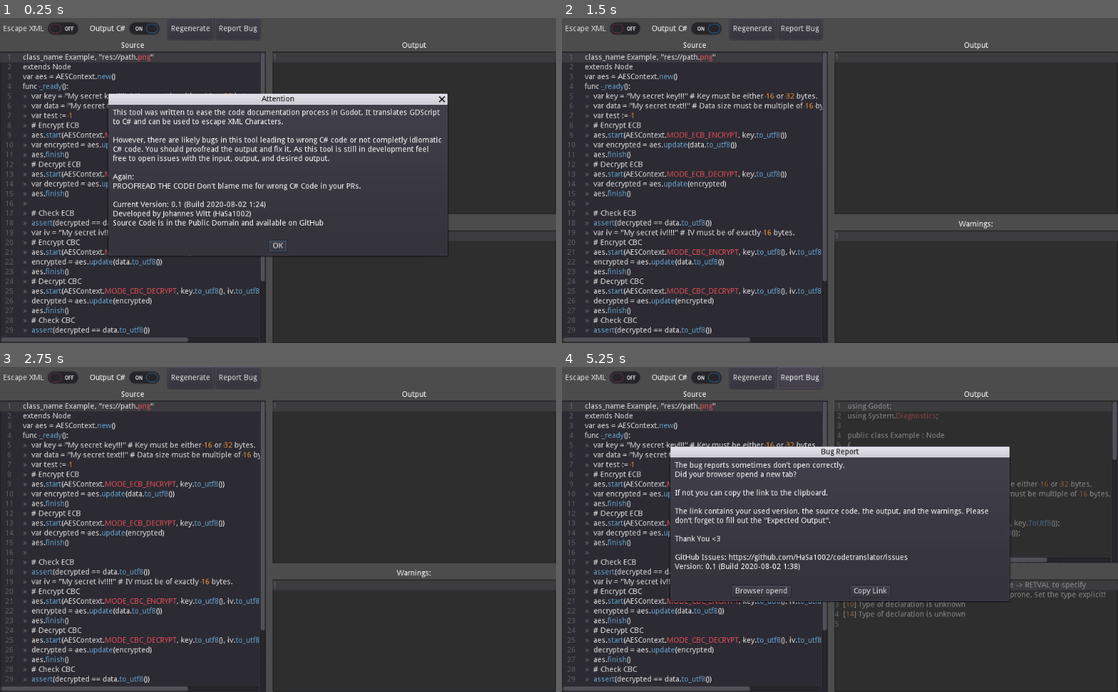
Above: before the commit, frames 1-4 (two rows, left to right).
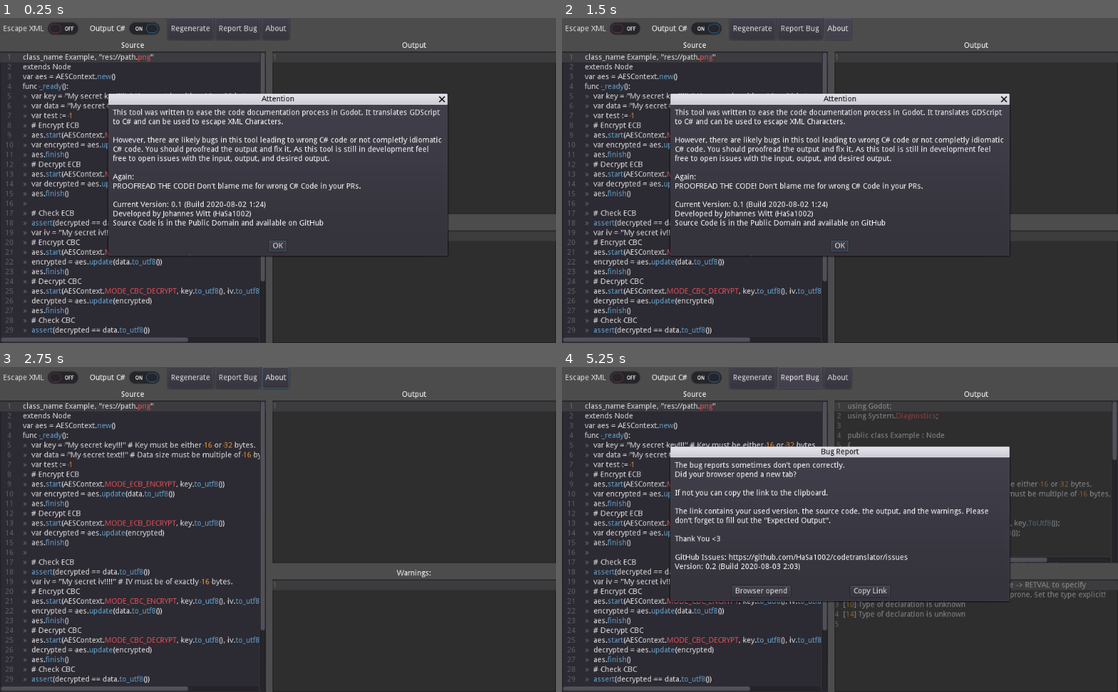
Above: after the commit, the same moments.

Repository: HaSa1002/codetranslator
Game: Godot game, scene res://Translator.tscn
The game is run twice, just before and just after one commit, with the same random seed, the same clock (stepped at 60 frames per second) and the same inputs.
Inputs (mouse positions are in pixels of both pictures, inside the frame that each line leads up to):
- Up to frame 1 (0.25 s): no input
- Up to frame 2 (1.5 s): click "OK" at 0.5 s; click (840, 27) at 1.25 s, where only the run after the commit has a clickable "About"
- Up to frame 3 (2.75 s): click (278, 594) at 2 s, where only the run after the commit has a clickable "OK"
- Up to frame 4 (5.25 s): click "Escape XML" at 2.75 s; click "Output C#" at 3.5 s; click "Regenerate" at 4.25 s; click "Report Bug" at 5 s

The runs differ from the first frame. In frame 1, less than 0.1% of the frame differs, in the area x 47-52%, y 2-5%; in frame 2, 10%, in the area x 19-81%, y 0-74%; in frame 3, less than 0.1%; in frame 4, less than 0.1%.

Commit message:
Add button explaining why paste might not work
Bump version to 0.2

Fixes #1

Diff:
--- a/Translator.gd
+++ b/Translator.gd
@@ -9,7 +9,7 @@
 
 
 const GITHUB_URL = "https://github.com/HaSa1002/codetranslator/"
-const VERSION = "0.1 (Build 2020-08-02 1:38)"
+const VERSION = "0.2 (Build 2020-08-03 2:03)"
 
 
 ## Contains virtual functions that are automatically parsed as such
@@ -120,8 +120,11 @@
 
 
 export var bug_report_popup : NodePath
+export var about_popup : NodePath
+export var paste_bug : NodePath
 
 func _ready():
+	$Controls/Paste.visible = OS.has_feature("JavaScript")
 	pass # Replace with function body.
 
 
@@ -1163,3 +1166,12 @@
 
 func _on_BugReport_custom_action(action, extra_arg_0):
 	pass # Replace with function body.
+
+
+func _on_Paste_pressed():
+	get_node(paste_bug).popup_centered()
+
+
+func _on_About_pressed():
+	get_node(about_popup).popup_centered()
+	pass # Replace with function body.
--- a/Translator.tscn
+++ b/Translator.tscn
@@ -26,6 +26,8 @@
 "_edit_use_anchors_": false
 }
 bug_report_popup = NodePath("../BugReport")
+about_popup = NodePath("../AcceptDialog")
+paste_bug = NodePath("../PasteBug")
 
 [node name="Controls" type="HBoxContainer" parent="Editor"]
 margin_right = 1024.0
@@ -80,6 +82,18 @@
 margin_right = 479.0
 margin_bottom = 40.0
 text = "Report Bug"
+
+[node name="Paste" type="Button" parent="Editor/Controls"]
+margin_left = 483.0
+margin_right = 621.0
+margin_bottom = 40.0
+text = "Paste doesn't work?"
+
+[node name="About" type="Button" parent="Editor/Controls"]
+margin_left = 625.0
+margin_right = 675.0
+margin_bottom = 40.0
+text = "About"
 
 [node name="HSplitContainer" type="HSplitContainer" parent="Editor"]
 margin_top = 44.0
@@ -222,7 +236,6 @@
 caret_blink_speed = 0.5
 
 [node name="AcceptDialog" type="AcceptDialog" parent="."]
-visible = true
 anchor_left = 0.5
 anchor_top = 0.5
 anchor_right = 0.5
@@ -273,6 +286,25 @@
 __meta__ = {
 "_edit_use_anchors_": false
 }
+
+[node name="PasteBug" type="AcceptDialog" parent="."]
+anchor_left = 0.5
+anchor_top = 0.5
+anchor_right = 0.5
+anchor_bottom = 0.5
+margin_left = -214.0
+margin_top = -132.5
+margin_right = 214.0
+margin_bottom = 132.5
+popup_exclusive = true
+window_title = "Paste Bug Workaround"
+dialog_text = "Because of security reasons, it is in some browsers not possible to access the clipboard in Godot. You have two options:
+1) Use a chromium based browser (Chrome, Chromium, Edge)
+2) Navigate to Edit -> Paste and then press Ctrl + V"
+dialog_autowrap = true
+__meta__ = {
+"_edit_use_anchors_": false
+}
 [connection signal="toggled" from="Editor/Controls/EscapeXML" to="Editor" method="_on_EscapeXML_toggled"]
 [connection signal="toggled" from="Editor/Controls/GDScript" to="Editor" method="_on_GDScript_toggled"]
 [connection signal="toggled" from="Editor/Controls/Typeless" to="Editor" method="_on_Typeless_toggled"]
@@ -280,4 +312,6 @@
 [connection signal="toggled" from="Editor/Controls/BeDumb" to="Editor" method="_on_BeDumb_toggled"]
 [connection signal="pressed" from="Editor/Controls/Regenerate" to="Editor" method="_on_Regenerate_pressed"]
 [connection signal="pressed" from="Editor/Controls/ReportBug" to="Editor" method="_on_ReportBug_pressed"]
+[connection signal="pressed" from="Editor/Controls/Paste" to="Editor" method="_on_Paste_pressed"]
+[connection signal="pressed" from="Editor/Controls/About" to="Editor" method="_on_About_pressed"]
 [connection signal="text_changed" from="Editor/HSplitContainer/Source/Source" to="Editor" method="_on_Source_text_changed"]
